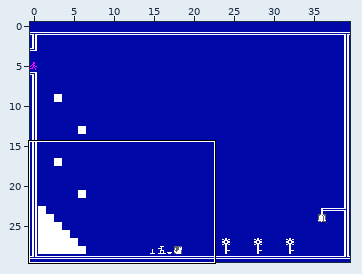
One commit to this Tiled map (JSON): assets/map/kvn-long-map/room-end.tmj. Above, an overview of the earlier version with the close-up marked.
Close-up. Earlier state:
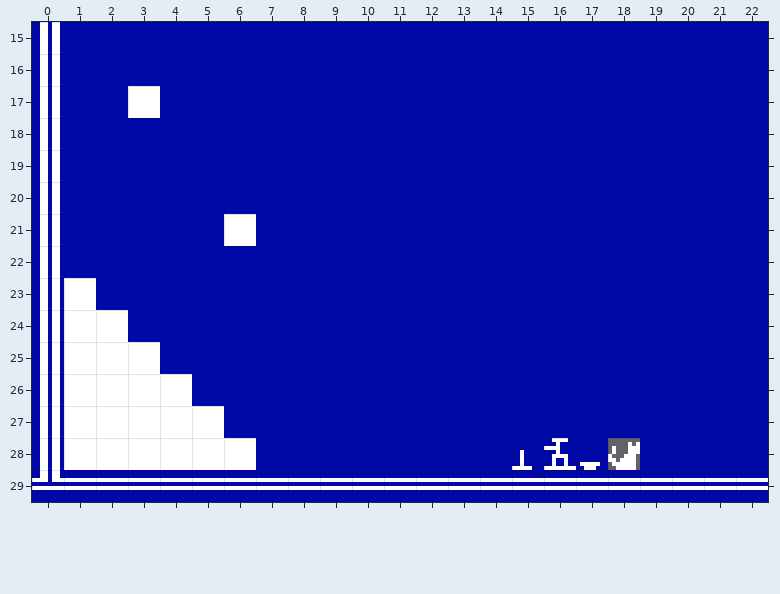
Cells are 8x8 px. Shown: x 0..22, y 15..29.
The same view after the edit:
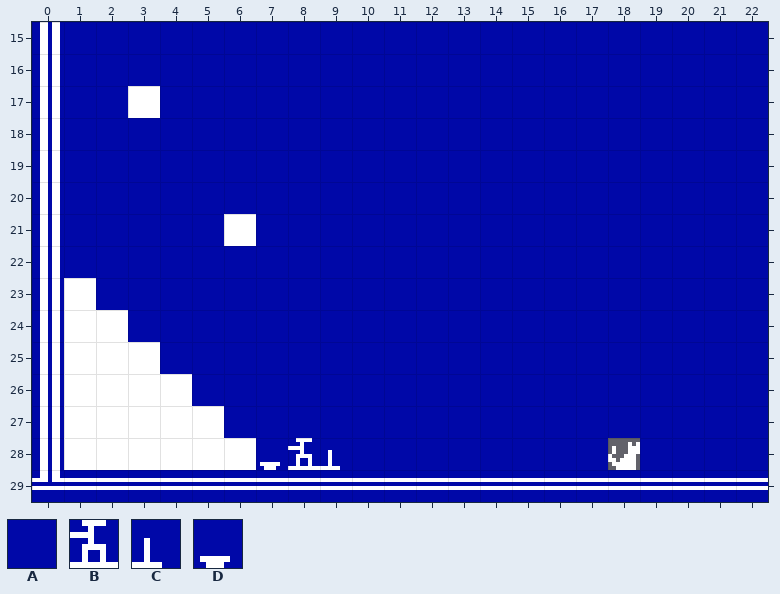
Key: from "bg": A 0, B 96, C 134, D 165.
_ is an empty cell, . an unchanged one.
The exact change:
--- layer "Tile Layer 1"
@@ x 7..17 @@
-28 AAA.....CBD
+28 DBC.....AAA
Changed places in both close-ups, as pixel boxes (x1, y1, x2, y2):
changed: (260, 438, 340, 470)
changed: (512, 438, 600, 470)
